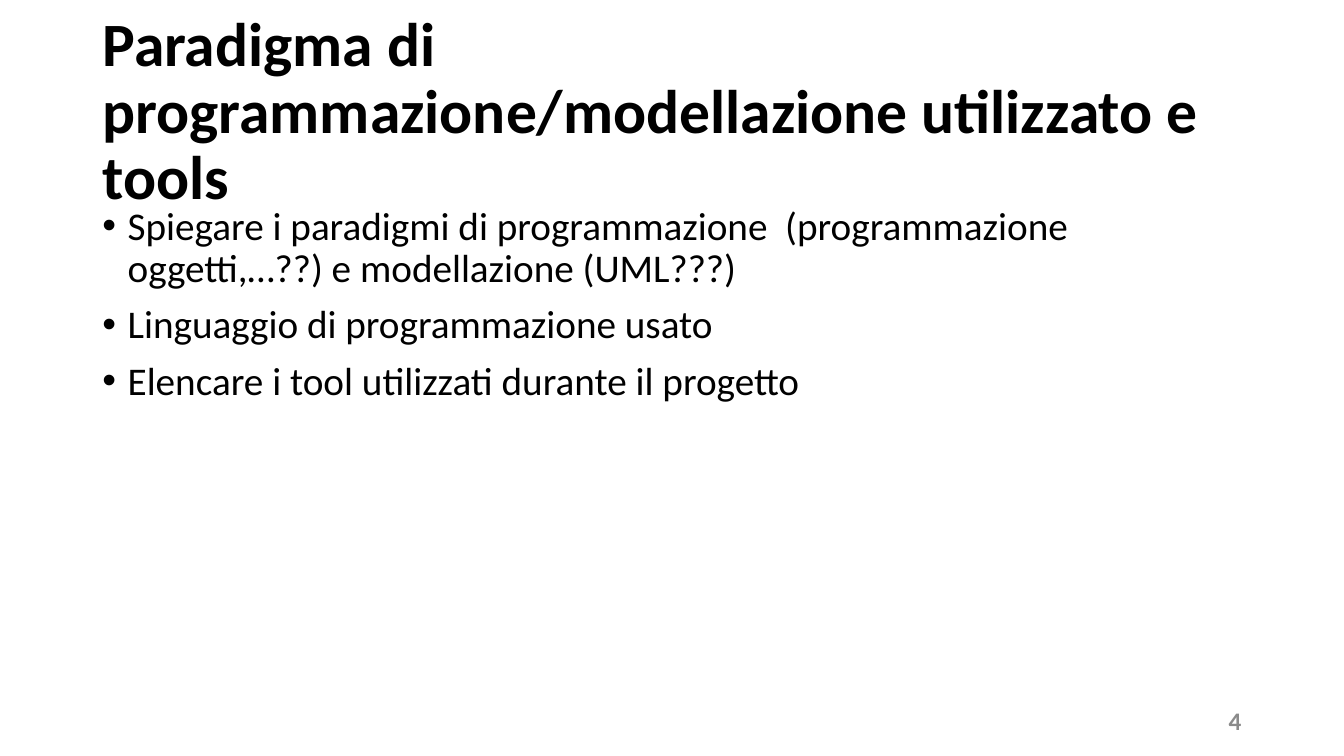
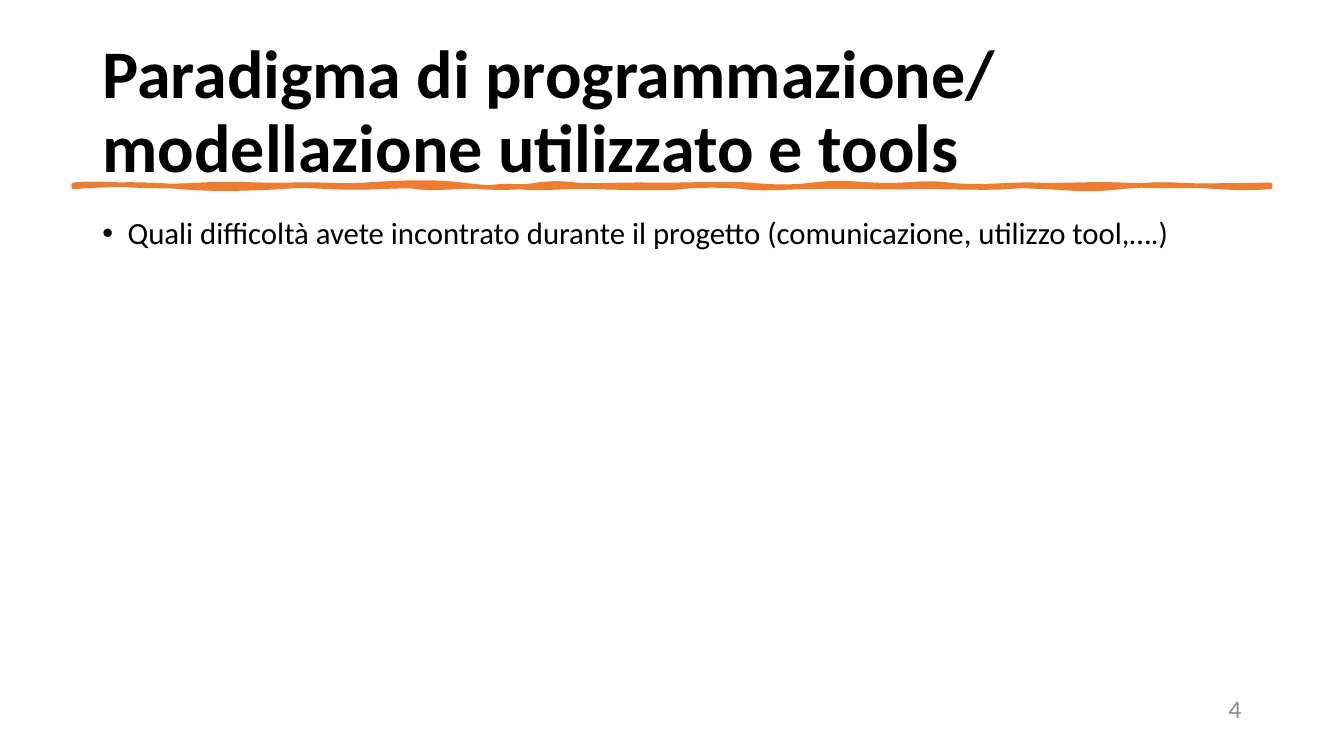
Before and after one commit to mangilimatteo/Progetto_Ingegneria_Software_Cattaneo_Mangili_Saini, a slide deck: slide 4 of Presentazione_Progetto.pptx. Drawn at 1344x756 pixels with LibreOffice and Linux fonts; fonts in the diff are those of the drawing. Boxes give left, top, right and bottom in pixels: in the first picture for what was removed or moved away, otherwise in the second. Text is boxed around its words. In the diff, an @@ line names an element or a change of style, - is before the commit and + after.

```diff
--- a/Presentazione_Progetto.pptx
+++ b/Presentazione_Progetto.pptx
@@ title at box(102, 50, 994, 188): text changed; size 44 to 48.6 pt @@
-Paradigma di programmazione/modellazione utilizzato e tools
+Paradigma di programmazione/
+modellazione utilizzato e tools
@@ freeform shape added at box(74, 185, 1270, 187), fill #ED7D31, outline #ED7D31 3.25 pt @@
@@ text at box(128, 221, 1167, 250): text changed; size 28 to 22 pt @@
-• Spiegare i paradigmi di programmazione (programmazione oggetti,…??) e modellazione (UML???)
-• Linguaggio di programmazione usato
-• Elencare i tool utilizzati durante il progetto
+• Quali difficoltà avete incontrato durante il progetto (comunicazione, utilizzo tool,….)
@@ page number: place and size @@
-page number at box(1229, 713, 1242, 730)
+page number at box(1229, 702, 1242, 718)
@@ page number at box(1229, 702, 1242, 718): bold off; more space between paragraphs @@
```
Also in this commit, not shown: 11 other slides changed.
